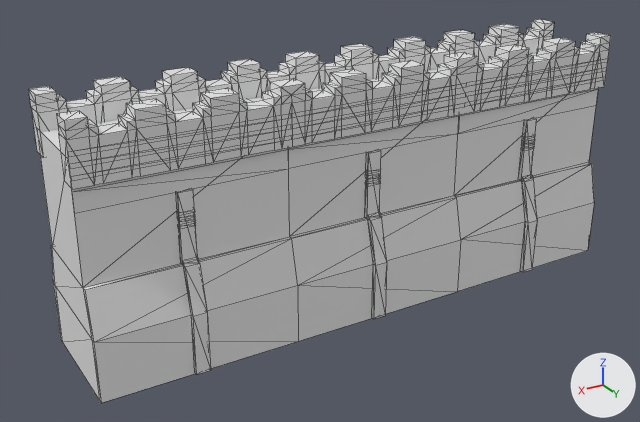
Two versions of the COLLADA model art/meshes/structural/chin_wall_long.dae, one commit apart.
Rendered twice from a 50 mm camera at (0.73, 1.119, 0.623) aimed at (0.052, -0.01, 0.059). Arrows for +X, +Y and +Z are at lower right; the lights stay in place. Mesh edges are drawn as thin lines. Where no turn or scale is listed for an object, it has been applied to the vertices.
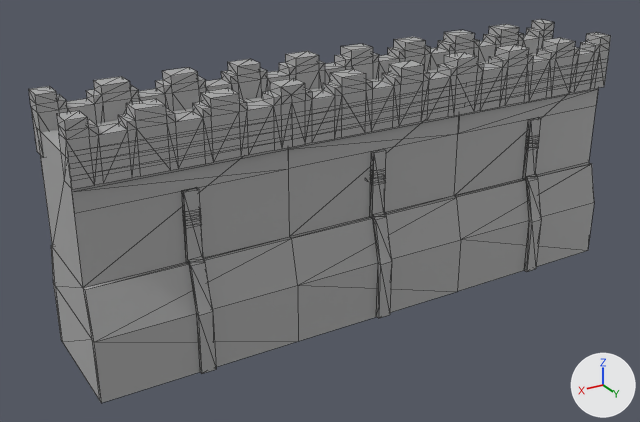
The newer file is also rescaled (x39.37) as a whole; pictures and numbers use the older file's frame.

Boxes [x1, y1, x2, y2] around the edits, measured in the pictures (640 x 422 px; the box of a moved part takes in the faces that stretch with it):
part 1 of me_cube_mesh_001, moved or reshaped
    before: [519, 118, 537, 180]
    after: [523, 117, 541, 180]
part 2 of me_cube_mesh_001, moved or reshaped
    before: [520, 175, 537, 272]
    after: [524, 174, 541, 272]
part 3 of me_cube_mesh_001, moved or reshaped
    before: [366, 150, 381, 218]
    after: [370, 149, 386, 218]
part 4 of me_cube_mesh_001, moved or reshaped
    before: [367, 212, 387, 319]
    after: [372, 211, 392, 318]
part 5 of me_cube_mesh_001, moved or reshaped
    before: [176, 189, 197, 265]
    after: [182, 188, 203, 263]
part 6 of me_cube_mesh_001, moved or reshaped
    before: [182, 257, 211, 375]
    after: [188, 256, 216, 374]
part 7 of me_cube_mesh_001, moved or reshaped
    before: [366, 169, 381, 174]
    after: [371, 168, 386, 173]
part 8 of me_cube_mesh_001, moved or reshaped
    before: [366, 173, 381, 178]
    after: [371, 172, 386, 177]
part 9 of me_cube_mesh_001, moved or reshaped
    before: [366, 181, 381, 186]
    after: [370, 176, 386, 181]
part 10 of me_cube_mesh_001, moved or reshaped
    before: [522, 146, 535, 150]
    after: [370, 180, 386, 185]
part 11 of me_cube_mesh_001, moved or reshaped
    before: [523, 135, 536, 139]
    after: [526, 134, 540, 139]
part 12 of me_cube_mesh_001, moved or reshaped
    before: [523, 139, 535, 143]
    after: [526, 139, 539, 143]
part 13 of me_cube_mesh_001, moved or reshaped
    before: [522, 142, 535, 147]
    after: [526, 142, 539, 146]
part 14 of me_cube_mesh_001, moved or reshaped
    before: [178, 223, 196, 229]
    after: [525, 146, 539, 150]
part 15 of me_cube_mesh_001, moved or reshaped
    before: [177, 209, 195, 215]
    after: [183, 208, 201, 215]
part 16 of me_cube_mesh_001, moved or reshaped
    before: [178, 214, 195, 220]
    after: [183, 213, 201, 219]
part 17 of me_cube_mesh_001, moved or reshaped
    before: [178, 218, 196, 224]
    after: [183, 217, 201, 223]
part 18 of me_cube_mesh_001, added
    after: [184, 222, 202, 228]
part 19 of me_cube_mesh_001, recoloured
    both: [29, 19, 611, 403]

Edits to the bpy script that builds the scene:
```text
Add mat_material_003_003:
    mat_material_003_003 = principled_material('Material_003_003')
    mat_material_003_003.base_color = (0.41, 0.41, 0.41)  # grey #acacac
    mat_material_003_003.roughness = 0.44
Change me_cube_mesh_001:
    remove me_cube_mesh_001.from_pydata(...)  # 992 vertices, 1418 faces; spans x -0.468..0.466, y -0.104..0.102, z -0.241..0.157
    add me_cube_mesh_001.from_pydata(...)  # 998 vertices, 1420 faces; spans x -0.468..0.466, y -0.104..0.104, z -0.241..0.157
    me_cube_mesh_001 part 1: the loose piece of 8 vertices spanning x -0.32..-0.298, y 0.07..0.078, z -0.074..0.033 is moved by (-0.008, 0.002, 0.0), in mat_material_003_003 (grey #ababab)
    me_cube_mesh_001 part 2: the loose piece of 16 vertices spanning x -0.32..-0.298, y 0.078..0.102, z -0.24..-0.067 is moved by (-0.008, 0.002, 0.0), in mat_material_003_003 (grey #ababab)
    me_cube_mesh_001 part 3: the loose piece of 8 vertices spanning x -0.003..0.019, y 0.07..0.078, z -0.074..0.033 is moved by (-0.008, 0.002, 0.0), in mat_material_003_003 (grey #ababab)
    me_cube_mesh_001 part 4: the loose piece of 16 vertices spanning x -0.003..0.019, y 0.078..0.102, z -0.24..-0.067 is moved by (-0.008, 0.002, 0.0), in mat_material_003_003 (grey #ababab)
    me_cube_mesh_001 part 5: the loose piece of 8 vertices spanning x 0.304..0.326, y 0.07..0.078, z -0.074..0.033 is moved by (-0.008, 0.002, 0.0), in mat_material_003_003 (grey #ababab)
    me_cube_mesh_001 part 6: the loose piece of 16 vertices spanning x 0.304..0.326, y 0.078..0.102, z -0.24..-0.067 is moved by (-0.008, 0.002, 0.0), in mat_material_003_003 (grey #ababab)
    me_cube_mesh_001 part 7: the loose piece of 8 vertices spanning x -0.003..0.02, y 0.07..0.078, z 0.001..0.004 is moved by (-0.008, 0.002, 0.0), in mat_material_003_003 (grey #ababab)
    me_cube_mesh_001 part 8: the loose piece of 8 vertices spanning x -0.003..0.02, y 0.07..0.078, z -0.007..-0.003 is moved by (-0.008, 0.002, 0.0), in mat_material_003_003 (grey #ababab)
    me_cube_mesh_001 part 9: the loose piece of 8 vertices spanning x -0.003..0.02, y 0.07..0.078, z -0.02..-0.016 is moved by (-0.008, 0.002, 0.007), in mat_material_003_003 (grey #ababab)
    me_cube_mesh_001 part 10: the loose piece of 8 vertices spanning x -0.321..-0.298, y 0.07..0.078, z -0.02..-0.016 is moved by (0.309, 0.002, 0.0), in mat_material_003_003 (grey #ababab)
    me_cube_mesh_001 part 11: the loose piece of 8 vertices spanning x -0.321..-0.298, y 0.07..0.078, z 0.001..0.004 is moved by (-0.008, 0.002, 0.0), in mat_material_003_003 (grey #ababab)
    me_cube_mesh_001 part 12: the loose piece of 8 vertices spanning x -0.321..-0.298, y 0.07..0.078, z -0.007..-0.003 is moved by (-0.008, 0.002, 0.0), in mat_material_003_003 (grey #ababab)
    me_cube_mesh_001 part 13: the loose piece of 8 vertices spanning x -0.321..-0.298, y 0.07..0.078, z -0.012..-0.009 is moved by (-0.008, 0.002, 0.0), in mat_material_003_003 (grey #ababab)
    me_cube_mesh_001 part 14: the loose piece of 8 vertices spanning x 0.304..0.327, y 0.07..0.078, z -0.02..-0.016 is moved by (-0.632, 0.002, 0.0), in mat_material_003_003 (grey #ababab)
    me_cube_mesh_001 part 15: the loose piece of 8 vertices spanning x 0.304..0.327, y 0.07..0.078, z 0.001..0.004 is moved by (-0.008, 0.002, 0.0), in mat_material_003_003 (grey #ababab)
    me_cube_mesh_001 part 16: the loose piece of 8 vertices spanning x 0.304..0.327, y 0.07..0.078, z -0.007..-0.003 is moved by (-0.008, 0.002, 0.0), in mat_material_003_003 (grey #ababab)
    me_cube_mesh_001 part 17: the loose piece of 8 vertices spanning x 0.304..0.327, y 0.07..0.078, z -0.012..-0.009 is moved by (-0.008, 0.002, 0.0), in mat_material_003_003 (grey #ababab)
    me_cube_mesh_001 part 18: the loose piece of 8 vertices spanning x 0.304..0.327, y 0.07..0.078, z -0.02..-0.016 is copied, and the copy is moved by (-0.008, 0.002, 0.0), in mat_material_003_003 (grey #ababab); it spans x 0.296..0.319, y 0.072..0.08, z -0.02..-0.016
    me_cube_mesh_001 part 19: 1235 faces spanning x -0.468..0.466, y -0.104..0.097, z -0.241..0.157 switch from no material to mat_material_003_003 (grey #ababab)
```
